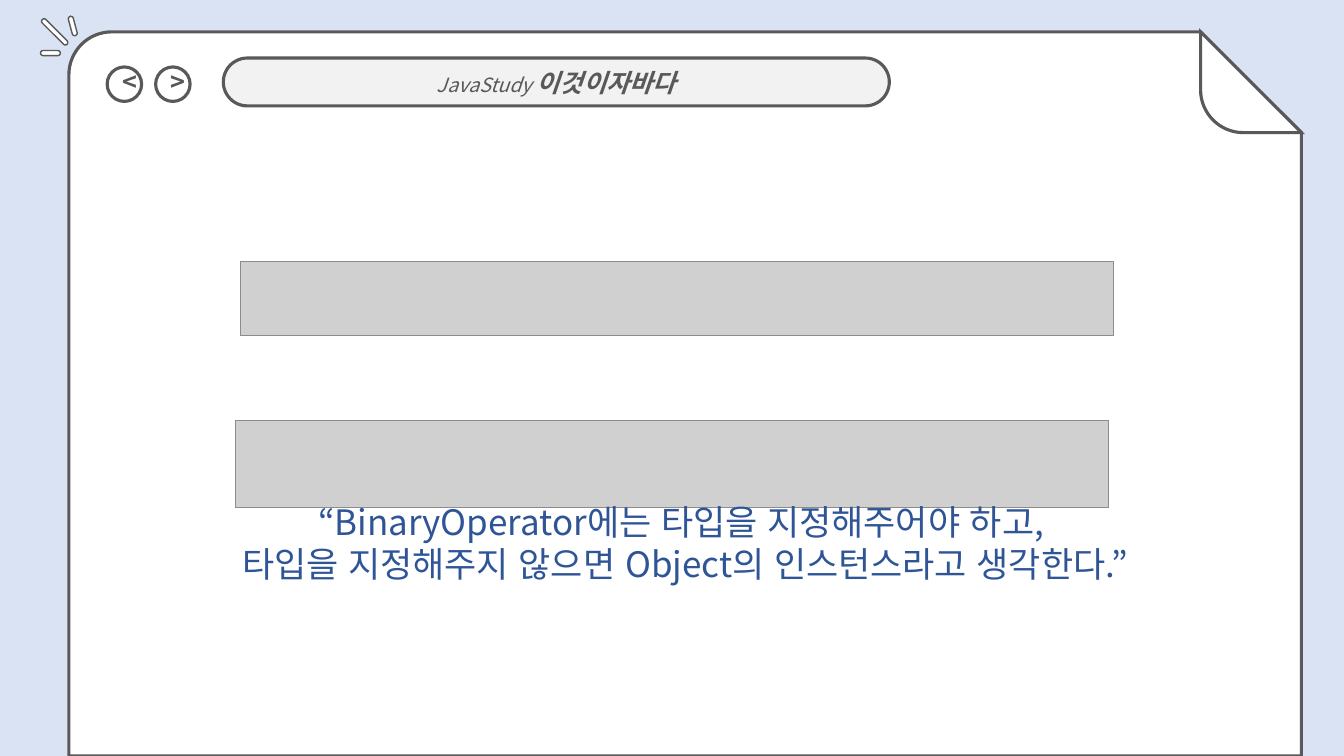
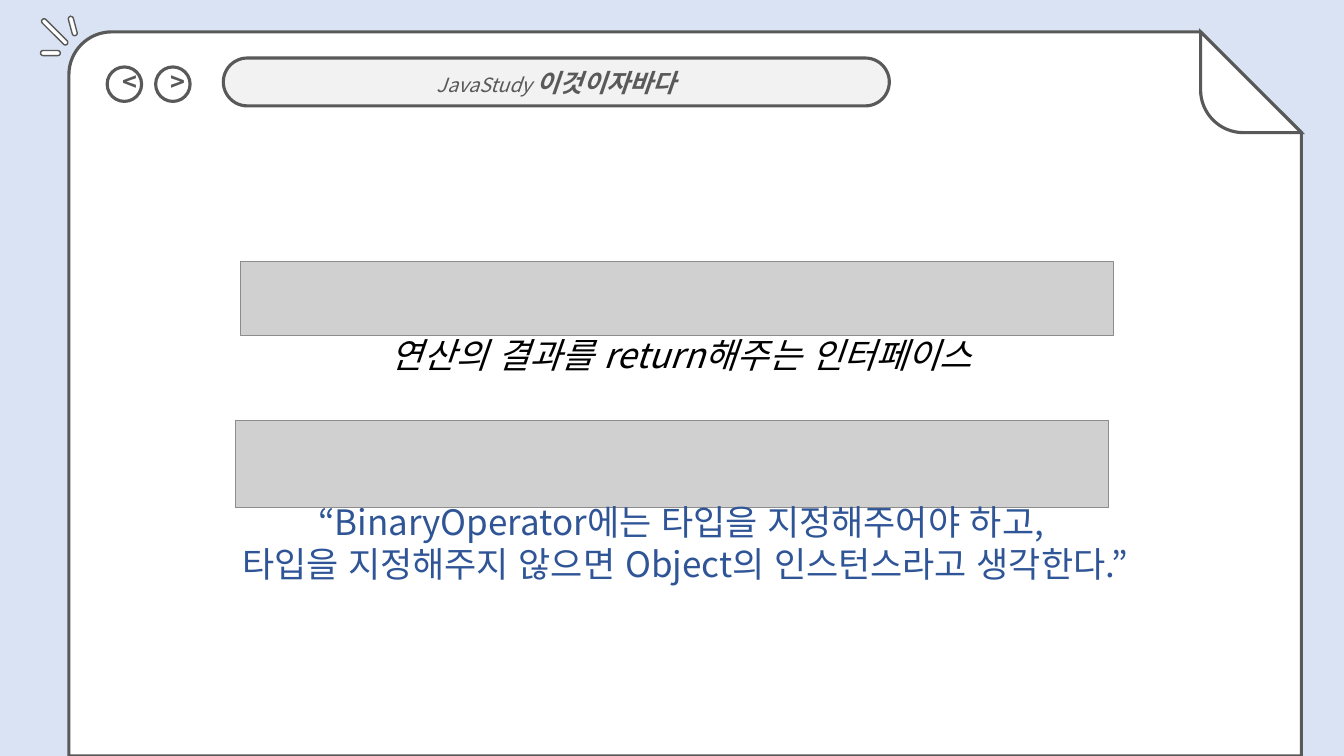
Before and after one commit to jihyyeshin/2019-1-Javastudy, a slide deck: slide 12 of 4주차/4.4 신지혜 발표자료.pptx. Drawn at 1344x756 pixels with LibreOffice and Linux fonts; fonts in the diff are those of the drawing; grey boxes stand for pictures. Boxes give left, top, right and bottom in pixels: in the first picture for what was removed or moved away, otherwise in the second. Text is boxed around its words. In the diff, an @@ line names an element or a change of style, - is before the commit and + after.

```diff
--- a/4주차/4.4 신지혜 발표자료.pptx
+++ b/4주차/4.4 신지혜 발표자료.pptx
@@ text added at box(391, 330, 972, 371), 25 pt, text #000000, italic @@
+연산의 결과를 return해주는 인터페이스
```
Also in this commit, not shown: 7 other slides changed, 1 slide added, 1 slide removed.
